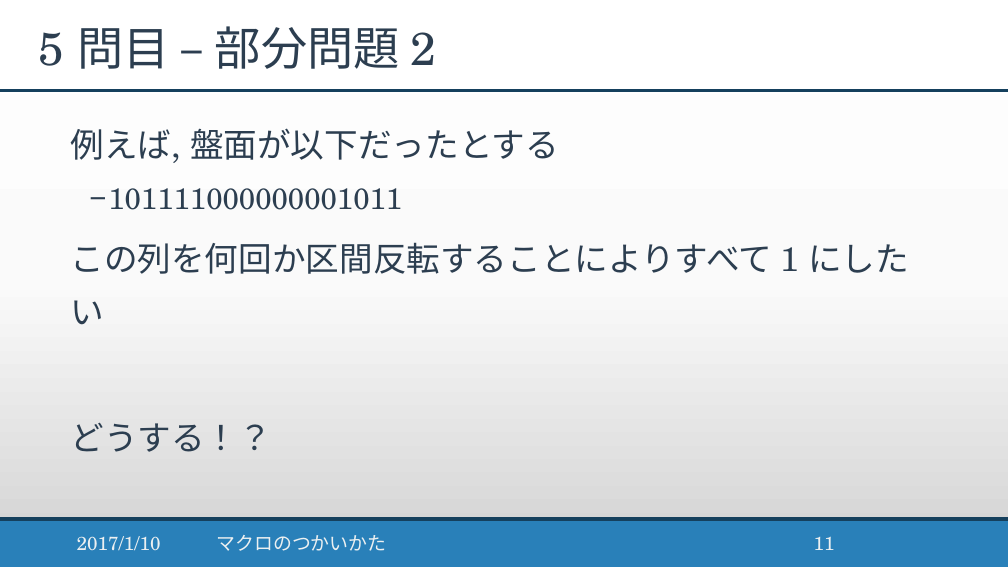
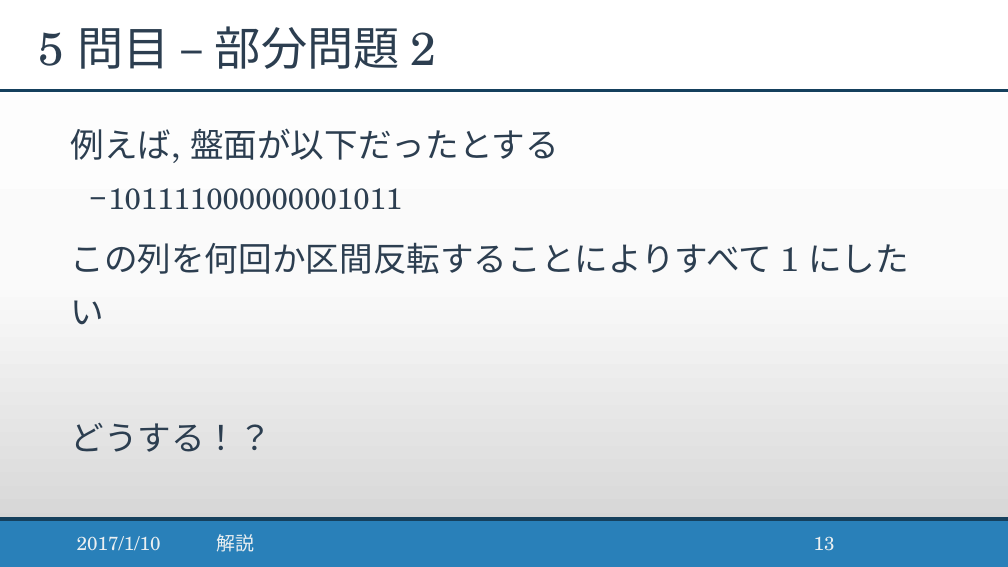
Before and after one commit to ei1333/ei1333.github.io, a slide deck: slide 13 of ei1333.pptx (slide 11 before the commit). Drawn at 1008x567 pixels with LibreOffice and Linux fonts; fonts in the diff are those of the drawing. Boxes give left, top, right and bottom in pixels: in the first picture for what was removed or moved away, otherwise in the second. Text is boxed around its words. In the diff, an @@ line names an element or a change of style, - is before the commit and + after.

```diff
--- a/ei1333.pptx
+++ b/ei1333.pptx
@@ text at (216, 534, 254, 552): text changed @@
-マクロのつかいかた
+解説
@@ page number at (814, 536, 835, 551): text changed @@
-11
+13
```
Also in this commit, not shown: 25 other slides changed, 1 slide added, 1 other file.
